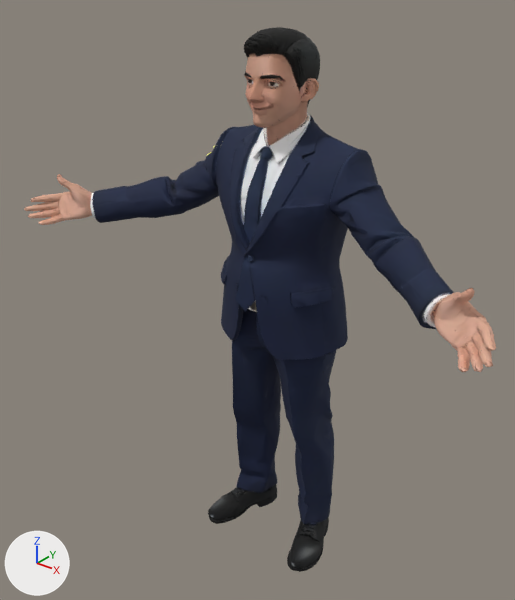
The glTF model assets/people/lite/gate-lite.glb as it was, and as the next commit left it.
Rendered twice from a camera (50 mm lens) standing at (1.355, -1.705, 2.092) and looking at (-0.019, 0.012, 1.027). Lighting does not change. The marker at lower left points along +X, +Y and +Z. The older version comes first. Vertices at exactly the same position are counted once.

The first picture shows 'FaceMesh'.
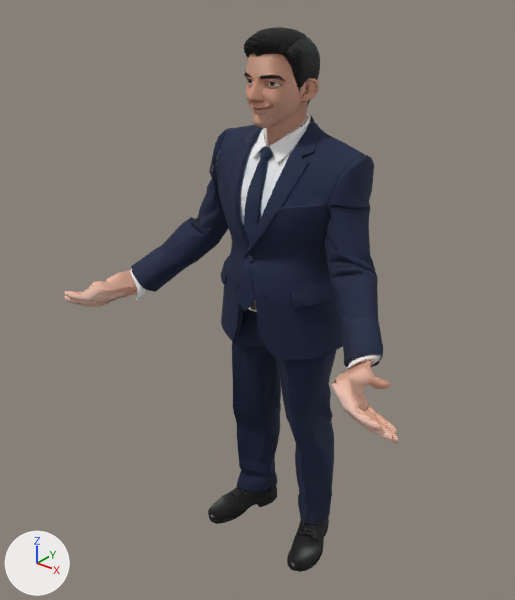
Where the change shows, as pixel boxes (x1, y1, x2, y2) in the pictures (515 x 600 px; the box of a moved part takes in the faces that stretch with it):
'FaceMesh', reshaped (29% narrower)
    before: (24, 27, 496, 572)
    after: (64, 27, 398, 572)
part 1 of me_model_072, moved or reshaped
    before: (28, 210, 60, 218)
    after: (64, 295, 80, 304)
part 2 of me_model_072, moved or reshaped
    before: (472, 338, 480, 352)
    after: (365, 410, 382, 424)
part 3 of me_model_072, moved or reshaped (not visible afterwards)
    before: (471, 345, 483, 372)
part 4 of me_model_072, moved or reshaped
    before: (419, 301, 436, 329)
    after: (344, 356, 372, 367)
part 5 of me_model_072, moved or reshaped
    before: (24, 126, 250, 225)
    after: (64, 126, 250, 307)
part 6 of me_model_072, moved or reshaped
    before: (304, 142, 496, 372)
    after: (304, 142, 398, 444)

The edits, one by one:
me_model_072 is used by ob_facemesh; location (0.0, 0.0, 0.0).
me_model_072 had 27824 vertices, 30000 faces and spanned x -0.89..0.89, y -0.28..0.28, z 0.0..1.9.
me_model_072 now has 27824 vertices, 30000 faces and spans x -0.69..0.69, y -0.32..0.28, z 0.0..1.9.
me_model_072 part 1: the loose piece of 216 vertices spanning x -0.87..-0.8, y -0.28..-0.18, z 1.21..1.24 is multiplied about its middle by the matrix ((0.367, 0.924, -0.108), (0.03, 0.104, 0.994), (0.93, -0.368, 0.01)), then moved by (0.22, -0.06, -0.26).
me_model_072 part 2: the loose piece of 40 vertices spanning x 0.81..0.85, y -0.23..-0.18, z 1.24..1.26 is scaled about its middle by (1.41, 0.161, 0.22), then moved by (-0.23, -0.06, -0.28).
me_model_072 part 3: the loose piece of 99 vertices spanning x 0.82..0.87, y -0.28..-0.2, z 1.21..1.24 is multiplied about its middle by the matrix ((0.367, -0.924, 0.108), (-0.03, 0.104, 0.994), (-0.93, -0.368, 0.01)), then moved by (-0.21, -0.05, -0.27).
me_model_072 part 4: the loose piece of 166 vertices spanning x 0.64..0.7, y -0.15..-0.04, z 1.18..1.29 is turned 34.2 degrees about the y axis through its middle, then moved by (-0.21, 0.0, -0.22).
me_model_072 part 5: 3759 of 27824 vertices moved; they spanned x -0.89..-0.23, y -0.28..0.24, z 1.18..1.56 and now span x -0.69..-0.2, y -0.32..0.24, z 0.93..1.56; mean shift (0.16, -0.02, -0.18); largest move (-0.81, -0.13, 1.28) -> (-0.52, -0.22, 0.95).
me_model_072 part 6: 3569 of 27824 vertices moved; they spanned x 0.22..0.89, y -0.28..0.25, z 1.18..1.56 and now span x 0.21..0.69, y -0.32..0.25, z 0.92..1.55; mean shift (-0.17, -0.03, -0.19); largest move (0.81, -0.13, 1.28) -> (0.52, -0.22, 0.95).
Other edits to the shape of me_model_072 do not show in these pictures.
